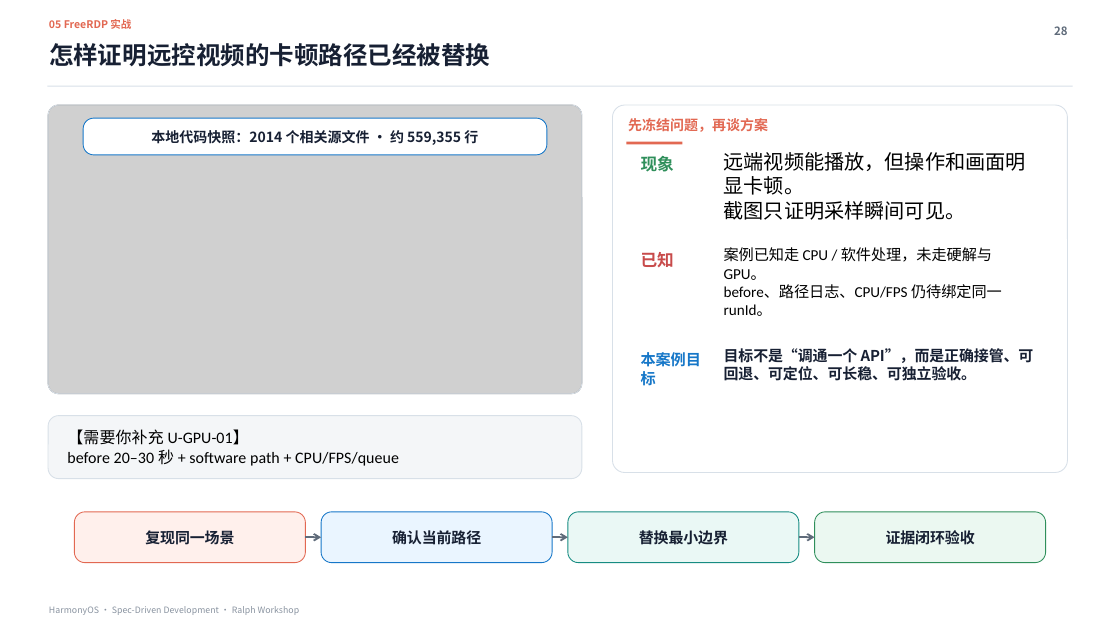
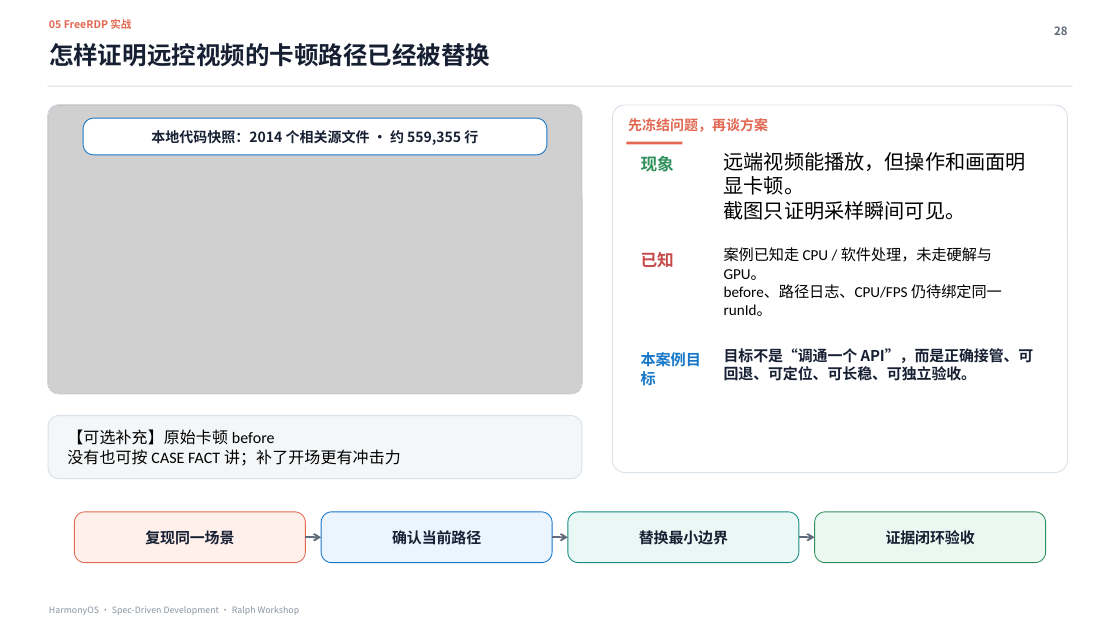
Before and after one commit to xiaomu120413/harmonyos-sdd-ralph-workshop, a slide deck: slide 28 of deliverables/HarmonyOS_SDD_Ralph_Workshop_MDM证据增强版.pptx. Drawn at 1120x630 pixels with LibreOffice and Linux fonts; fonts in the diff are those of the drawing; grey boxes stand for pictures. Boxes give left, top, right and bottom in pixels: in the first picture for what was removed or moved away, otherwise in the second. Text is boxed around its words. In the diff, an @@ line names an element or a change of style, - is before the commit and + after.

```diff
--- a/deliverables/HarmonyOS_SDD_Ralph_Workshop_MDM证据增强版.pptx
+++ b/deliverables/HarmonyOS_SDD_Ralph_Workshop_MDM证据增强版.pptx
@@ text at (x1=67, y1=429, x2=401, y2=466): text changed @@
-【需要你补充 U-GPU-01】
-before 20–30 秒 + software path + CPU/FPS/queue
+【可选补充】原始卡顿 before
+没有也可按 CASE FACT 讲；补了开场更有冲击力
```
Also in this commit, not shown: 3 other slides changed, 7 other files.
